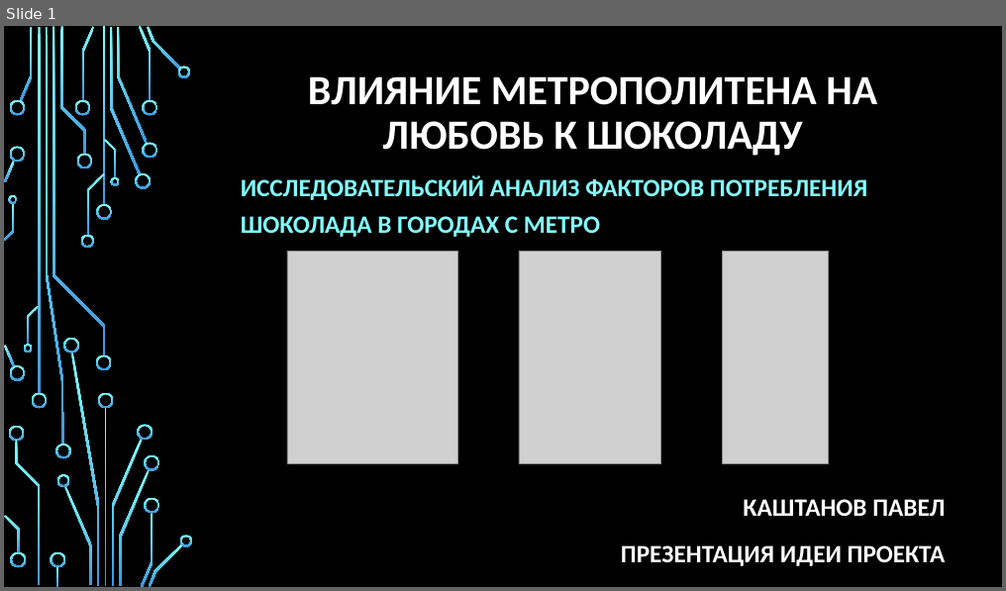
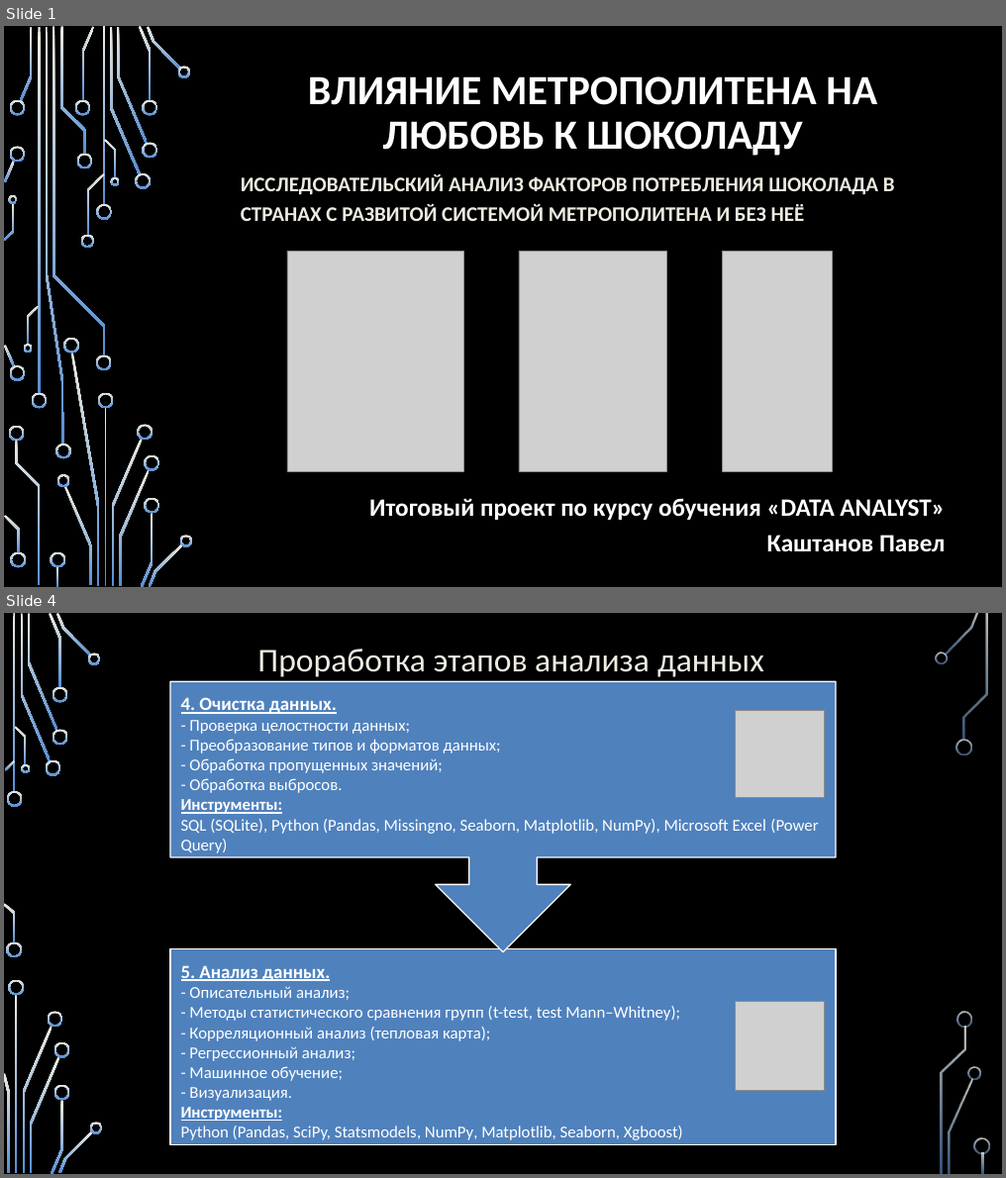
Before and after one commit to Paskored/Data-Analyst-Project_Kashtanov, a slide deck: Итоговая Презентация/Презентация 1.pptx. Shown one above the other, each under a label of ours: slide 1 before the commit, slides 1 and 4 after it; the slides between them are not shown. The pictures are 1006x591 and 1006x1178 pixels, drawn with LibreOffice and Linux fonts; fonts in the diff are those of the drawing; grey boxes stand for pictures; background and template pictures are left out. Boxes give left, top, right and bottom in pixels: in the first picture for what was removed or moved away, otherwise in the second. Text is boxed around its words. In the diff, an @@ line names an element or a change of style, - is before the commit and + after.

```diff
--- a/Итоговая Презентация/Презентация 1.pptx
+++ b/Итоговая Презентация/Презентация 1.pptx
@@ slide 4 added at [4, 613, 1002, 1174], background picture (left out) @@
@@ text added at [257, 649, 764, 677], 32 pt, text #EEECE1 @@
+Проработка этапов анализа данных
@@ group added at [170, 682, 836, 1146]: 2 texts, 1 rectangle, 1 up arrow callout @@
+5. Анализ данных.
+- Описательный анализ;
+- Методы статистического сравнения групп (t-test, test Mann–Whitney);
+- Корреляционный анализ (тепловая карта);
+- Регрессионный анализ;
+- Машинное обучение;
+- Визуализация.
+Инструменты:
+Python (Pandas, SciPy, Statsmodels, NumPy, Matplotlib, Seaborn, Xgboost)
+4. Очистка данных.
+- Проверка целостности данных;
+- Преобразование типов и форматов данных;
+- Обработка пропущенных значений;
+- Обработка выбросов.
+Инструменты:
+SQL (SQLite), Python (Pandas, Missingno, Seaborn, Matplotlib, NumPy), Microsoft Excel (Power Query)
@@ picture added at [736, 710, 824, 798] @@
@@ picture added at [736, 1001, 824, 1090] @@
@@ group added at [4, 613, 990, 1174]: 33 freeform shapes, 3 rectangles @@
@@ slide 1 changed as well @@
@@ fill gradient #82FFFF to #3D97DE to gradient #EEECE1 to #558ED5 in 54 elements at [96, 204, 112, 220], [96, 356, 112, 372], [38, 27, 40, 393], [31, 393, 47, 408], [20, 27, 33, 101], [110, 28, 141, 174], [135, 174, 151, 189], [117, 27, 148, 144], [139, 26, 152, 101], [142, 142, 157, 158], [142, 100, 157, 116], [147, 27, 181, 70], [177, 66, 191, 77], [82, 27, 94, 101], [75, 100, 91, 116], [76, 154, 92, 169], [64, 486, 92, 586], [57, 474, 70, 487], [9, 100, 25, 116], [4, 345, 15, 367], [9, 366, 25, 381], [4, 161, 15, 183], [9, 147, 25, 163], [60, 27, 86, 154], [9, 426, 24, 442], [15, 440, 40, 585], [50, 553, 65, 568], [56, 568, 58, 587], [10, 553, 26, 568], [4, 516, 20, 554], [87, 174, 104, 236], [81, 235, 94, 249], [53, 27, 105, 356], [104, 139, 116, 178], [110, 177, 119, 186], [27, 306, 40, 345], [24, 344, 33, 353], [5, 203, 14, 240], [9, 195, 18, 204], [104, 408, 107, 586], [112, 439, 143, 586], [98, 393, 114, 408], [71, 353, 100, 586], [63, 338, 79, 353], [138, 424, 152, 440], [119, 470, 150, 586], [141, 513, 152, 587], [144, 456, 159, 472], [144, 497, 159, 513], [149, 544, 183, 587], [180, 535, 193, 547], [46, 27, 64, 445], [55, 444, 70, 459], [103, 27, 105, 205] @@
@@ subtitle at [241, 174, 895, 221]: text changed; size 24 to 20 pt; text colour #82FFFF to #EEECE1 @@
-ИССЛЕДОВАТЕЛЬСКИЙ АНАЛИЗ ФАКТОРОВ ПОТРЕБЛЕНИЯ ШОКОЛАДА В ГОРОДАХ С МЕТРО
+ИССЛЕДОВАТЕЛЬСКИЙ АНАЛИЗ ФАКТОРОВ ПОТРЕБЛЕНИЯ ШОКОЛАДА В СТРАНАХ С РАЗВИТОЙ СИСТЕМОЙ МЕТРОПОЛИТЕНА И БЕЗ НЕЁ
@@ picture: place and size @@
-picture at [287, 252, 457, 465]
+picture at [287, 252, 463, 472]
@@ picture: place and size @@
-picture at [519, 252, 661, 465]
+picture at [519, 252, 666, 472]
@@ picture: place and size @@
-picture at [722, 252, 829, 465]
+picture at [722, 252, 832, 472]
@@ text at [369, 498, 944, 553]: text changed @@
-КАШТАНОВ ПАВЕЛ
-ПРЕЗЕНТАЦИЯ ИДЕИ ПРОЕКТА
+Итоговый проект по курсу обучения «DATA ANALYST»
+Каштанов Павел
```
Also in this commit, not shown: 2 other slides changed, 19 other slides added, 2 slides removed, 2 other files.
